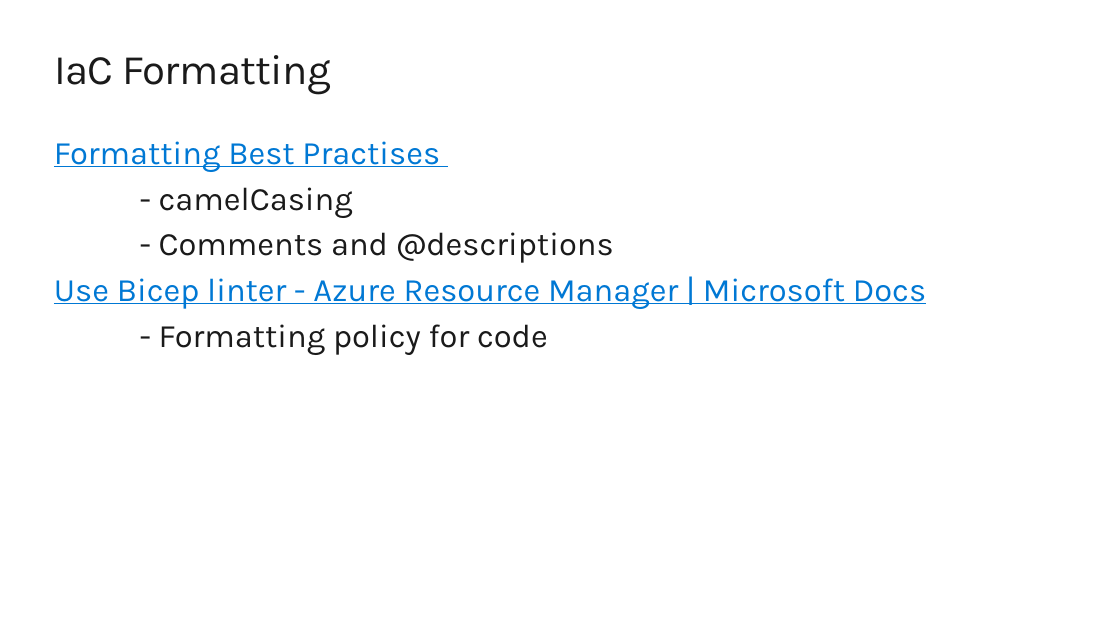
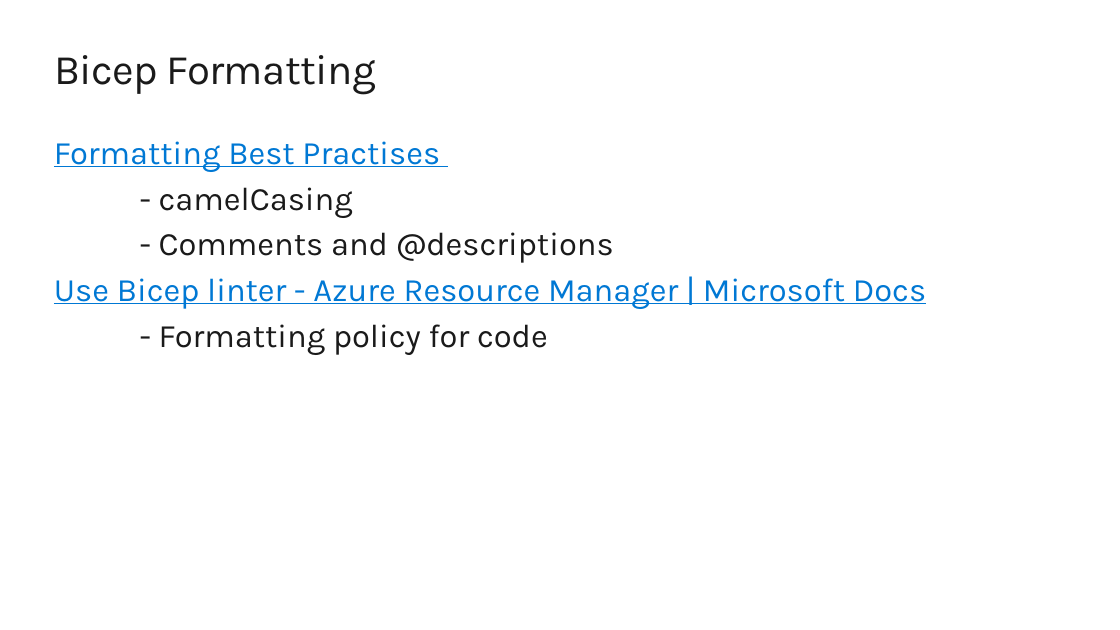
Before and after one commit to nicolalgallacher/Bicep_WhatTheHack, a slide deck: slide 22 of Coach/BicepIntro-MicroHack.pptx (slide 5 before the commit). Drawn at 1120x630 pixels with LibreOffice and Linux fonts; fonts in the diff are those of the drawing; background and template pictures are left out. Boxes give left, top, right and bottom in pixels: in the first picture for what was removed or moved away, otherwise in the second. Text is boxed around its words. In the diff, an @@ line names an element or a change of style, - is before the commit and + after.

Commit message:
C:\Users\nigallac\OneDrive - Microsoft\GitHub\Bicep_WhatTheHack Update to powerpoint files

```diff
--- a/Coach/BicepIntro-MicroHack.pptx
+++ b/Coach/BicepIntro-MicroHack.pptx
@@ title at <box>54,55,376,95</box>: text changed @@
-IaC Formatting
+Bicep Formatting
```
Also in this commit, not shown: 4 other slides changed, 4 slides removed.
